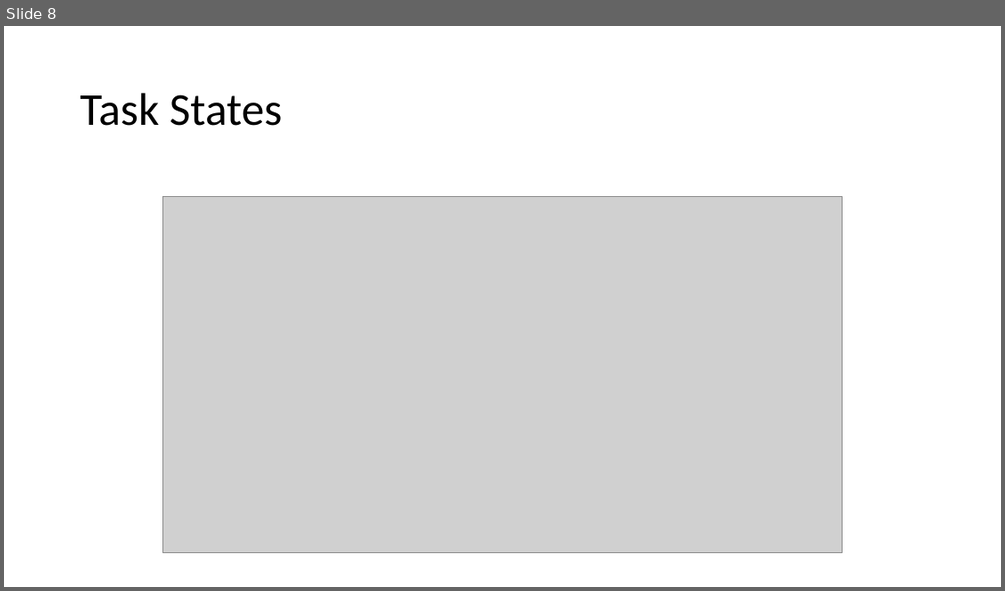
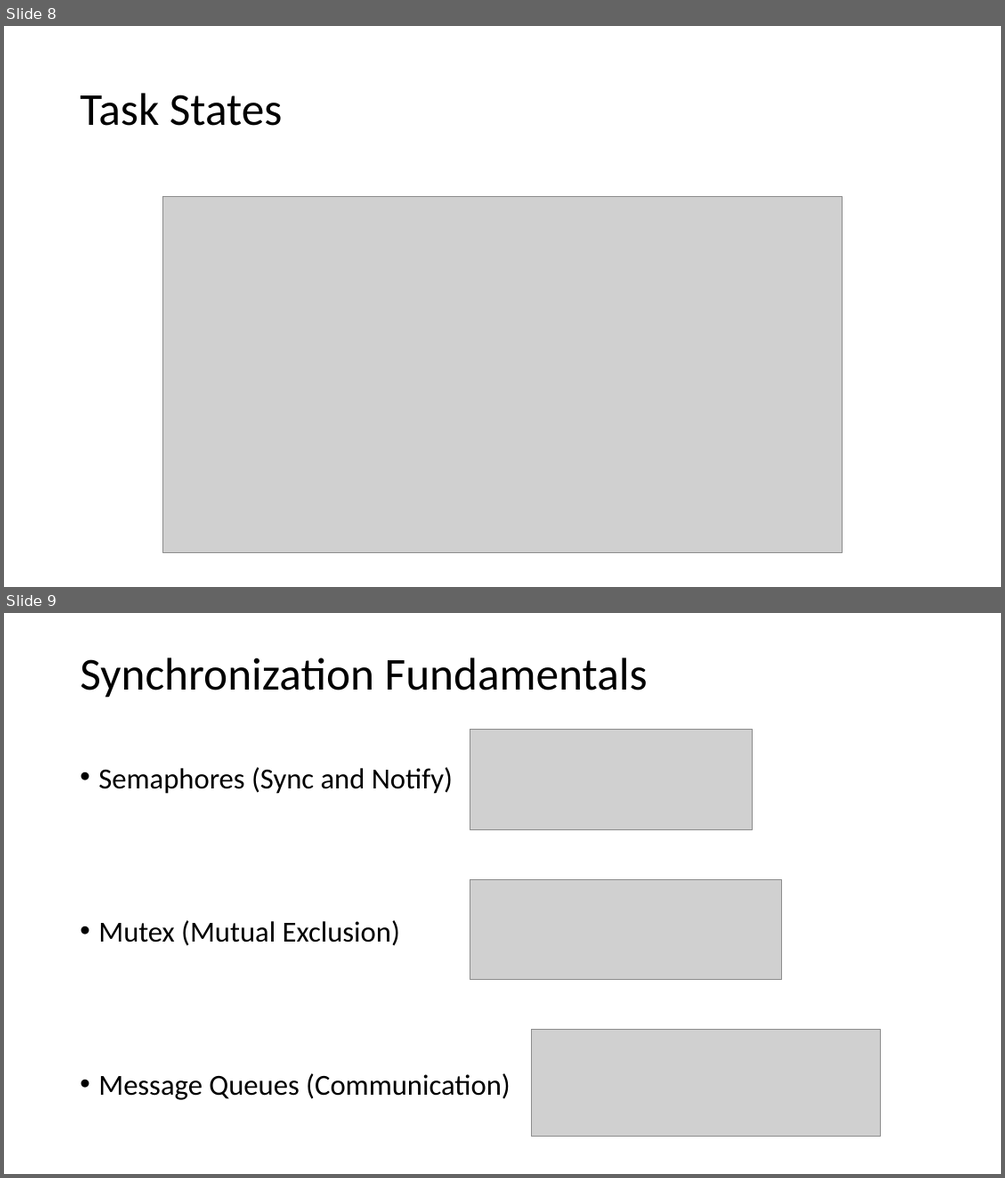
Before and after one commit to lschaer/INTRO_TEAM_BRUSCH, a slide deck: Recap/RecapPP.pptx. Shown one above the other, each under a label of ours: slide 8 before the commit, slides 8 and 9 after it. The pictures are 1005x591 and 1005x1178 pixels, drawn with LibreOffice and Linux fonts; fonts in the diff are those of the drawing; grey boxes stand for pictures. Boxes give left, top, right and bottom in pixels: in the first picture for what was removed or moved away, otherwise in the second. Text is boxed around its words. In the diff, an @@ line names an element or a change of style, - is before the commit and + after.

Commit message:
added part synchronization

```diff
--- a/Recap/RecapPP.pptx
+++ b/Recap/RecapPP.pptx
@@ slide 9 added at (4,613,1001,1174), background #FFFFFF @@
@@ title added at (80,657,647,698), 44 pt, text #000000 @@
+Synchronization Fundamentals
@@ picture added at (470,729,752,830) @@
@@ text added at (98,767,510,1100), 28 pt, text #000000 @@
+• Semaphores (Sync and Notify)
+• Mutex (Mutual Exclusion)
+• Message Queues (Communication)
@@ picture added at (470,880,783,980) @@
@@ picture added at (531,1030,881,1136) @@
```
Also in this commit, not shown: 5 other slides added.
